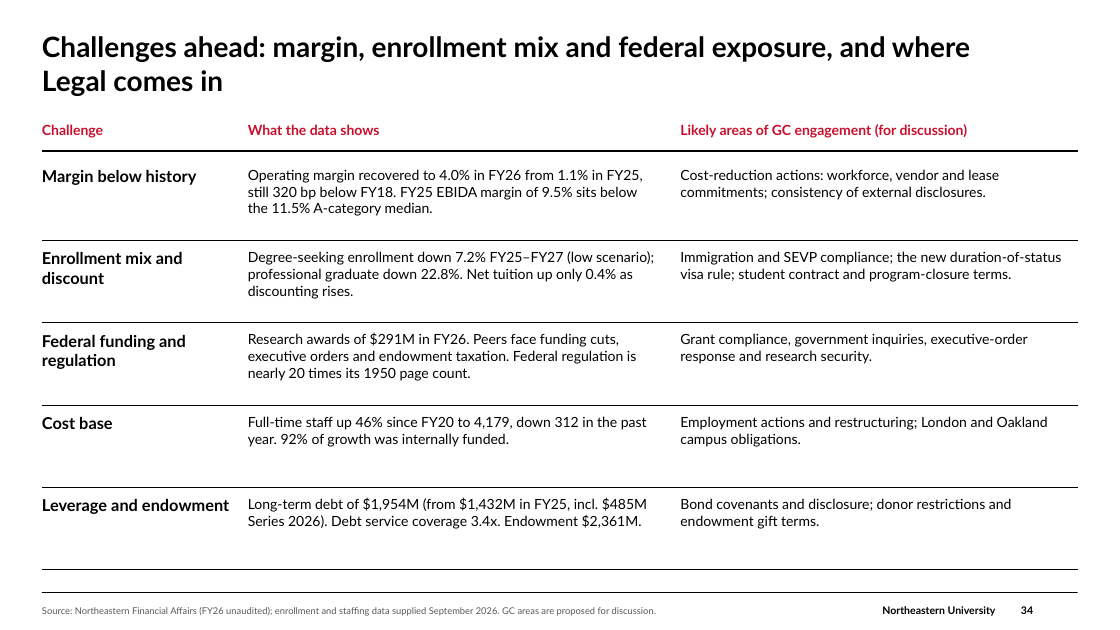
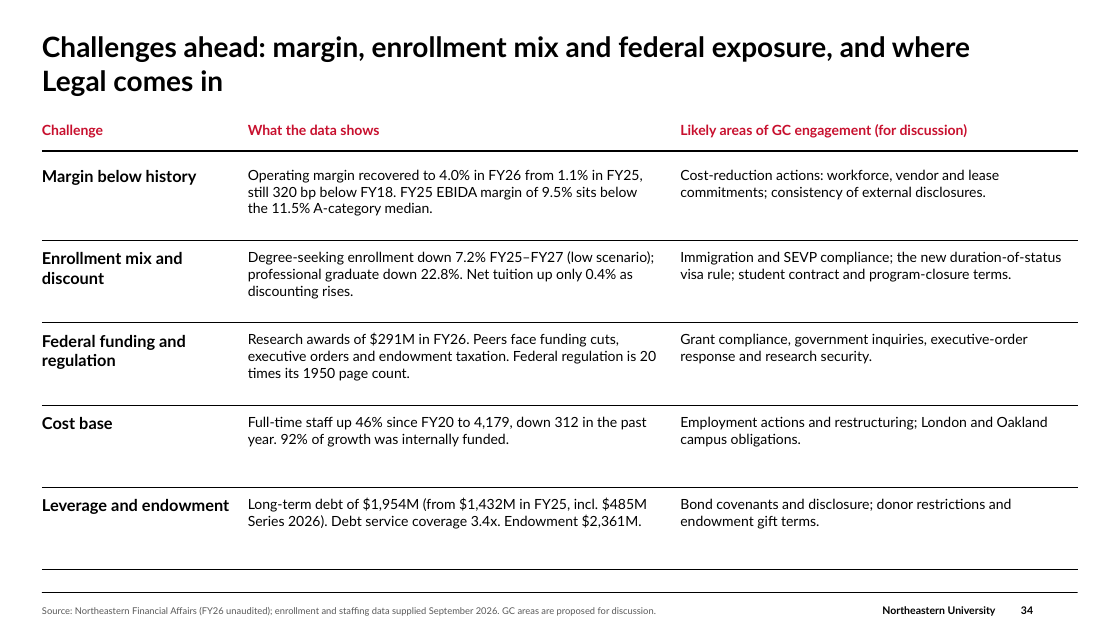
Before and after one commit to brettcsweet/Tonys-repo, a slide deck: slide 34 of GC_Financial_Update_2026-09-30.pptx. Drawn at 1120x630 pixels with LibreOffice and Linux fonts; fonts in the diff are those of the drawing; background and template pictures are left out. Boxes give left, top, right and bottom in pixels: in the first picture for what was removed or moved away, otherwise in the second. Text is boxed around its words. In the diff, an @@ line names an element or a change of style, - is before the commit and + after.

```diff
--- a/GC_Financial_Update_2026-09-30.pptx
+++ b/GC_Financial_Update_2026-09-30.pptx
@@ text at (x1=248, y1=332, x2=656, y2=381): text changed @@
-Research awards of $291M in FY26. Peers face funding cuts, executive orders and endowment taxation. Federal regulation is nearly 20 times its 1950 page count.
+Research awards of $291M in FY26. Peers face funding cuts, executive orders and endowment taxation. Federal regulation is 20 times its 1950 page count.
```
Also in this commit, not shown: 8 other slides changed.
